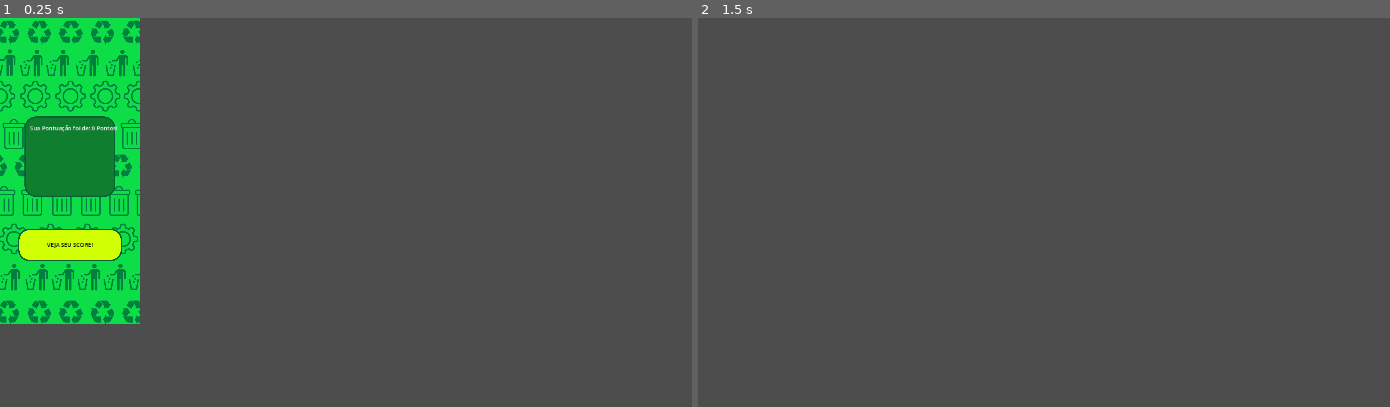
Above: before the commit, frames 1-2 (left to right).
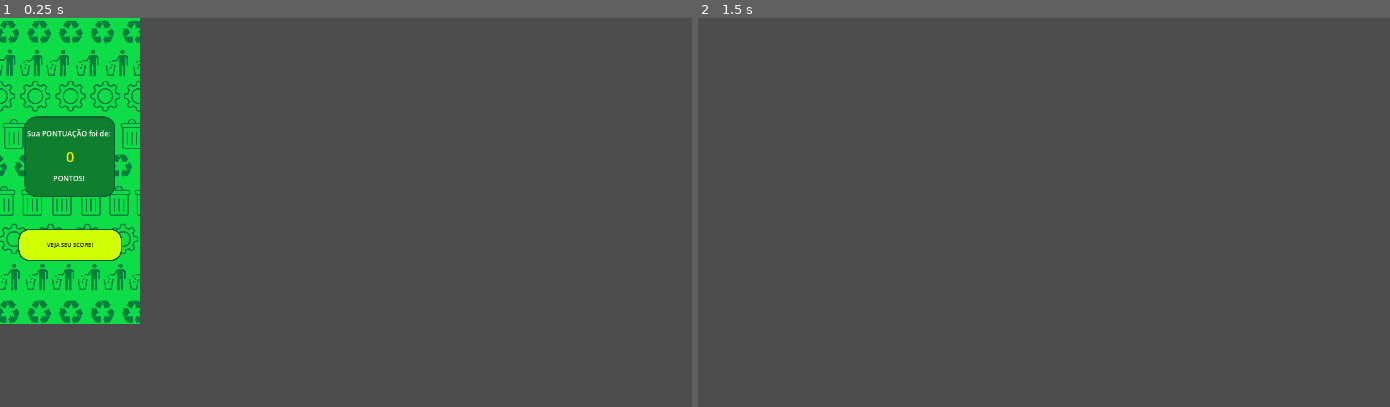
Above: after the commit, the same moments.

Repository: Liperasz/pi-missao-reciclavel
Game: Godot game, scene res://scenes/interface/pontuacao.tscn
The game is run twice, just before and just after one commit, with the same random seed, the same clock (stepped at 60 frames per second) and the same inputs. The project has no main scene, so this scene is started directly.
Inputs (mouse positions are in pixels of both pictures, inside the frame that each line leads up to):
- Up to frame 1 (0.25 s): no input
- Up to frame 2 (1.5 s): click "VEJA SEU SCORE!" at 0.5 s; tap Enter at 1.25 s; move the mouse to (1196, 193) at 1.27 s; press the mouse at (1196, 193) at 1.28 s

The runs differ from the first frame. In frame 1, 0.3% of the frame differs, in the area x 3-17%, y 27-42%; in frame 2, nothing differs.

Commit message:
Alterações pontuação

Diff:
--- a/scenes/interface/pontuacao.tscn
+++ b/scenes/interface/pontuacao.tscn
@@ -22,11 +22,27 @@
 flat = true
 
 [node name="LabelPontuacao" type="Label" parent="."]
-offset_left = 83.0
-offset_top = 294.0
-offset_right = 268.0
-offset_bottom = 482.0
+offset_left = 73.0
+offset_top = 282.0
+offset_right = 309.0
+offset_bottom = 486.0
+theme_override_font_sizes/font_size = 20
 text = "Sua PONTUAÇÃO foi de:
-"
+
+
+
+PONTOS!"
+horizontal_alignment = 1
+vertical_alignment = 1
+
+[node name="LabelPontuacao2" type="Label" parent="."]
+offset_left = 69.0
+offset_top = 280.0
+offset_right = 320.0
+offset_bottom = 491.0
+theme_override_colors/font_color = Color(0.956863, 0.92549, 0, 1)
+theme_override_font_sizes/font_size = 40
+horizontal_alignment = 1
+vertical_alignment = 1
 
 [connection signal="button_up" from="Button" to="." method="_on_button_button_up"]
--- a/scripts/interface/pontuacao.gd
+++ b/scripts/interface/pontuacao.gd
@@ -2,7 +2,7 @@
 
 signal fechar_tela_pontuacao
 
-@onready var labelPontuacao : Label = get_node("LabelPontuacao")
+@onready var labelPontuacao : Label = get_node("LabelPontuacao2")
 var score_scene = preload("res://scenes/interface/score_screen.tscn")
 var nome_fase: String = ""
 
@@ -11,7 +11,7 @@
 	global.pontos =  max(0, global.acertos_pontuacao * 10 - global.erros_pontuacao * 5)
 
 func atualizar_label():
-	labelPontuacao.text = "Sua Pontuação foi de: " + str(global.pontos) + " Pontos!"
+	labelPontuacao.text = str(global.pontos)
 
 # Calcula o número de estrelas com base nos pontos
 # acertos maior que 80 são 3 estrelas
